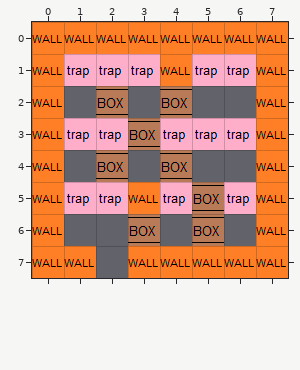
One commit to this Tiled map: datas/maps/delta5.tmx. This is how it looked before the edit.
Cells are 32x32 px. Shown: x 0..7, y 0..7.
New version:
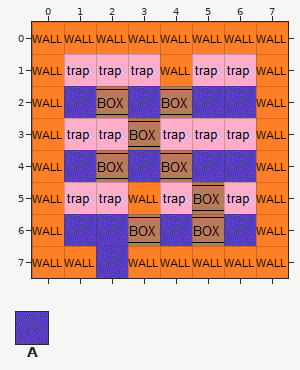
Key: from "moquette": A 1.
_ is an empty cell.
Tiles of an added or newly shown layer are drawn over the layers below it.
Message: Delta un peu ammélliorés, correction G4 et G2
What changed:
{"where": "layer \"moquette\" (added)"}
{"y":2,"x":1,"old":"_","new":"A"}
{"y":2,"x":3,"old":"_","new":"A"}
{"y":2,"x":5,"old":"__","new":"AA"}
{"y":4,"x":1,"old":"_","new":"A"}
{"y":4,"x":3,"old":"_","new":"A"}
{"y":4,"x":5,"old":"__","new":"AA"}
{"y":6,"x":1,"old":"__","new":"AA"}
{"y":6,"x":4,"old":"_","new":"A"}
{"y":6,"x":6,"old":"_","new":"A"}
{"y":7,"x":2,"old":"_","new":"A"}
